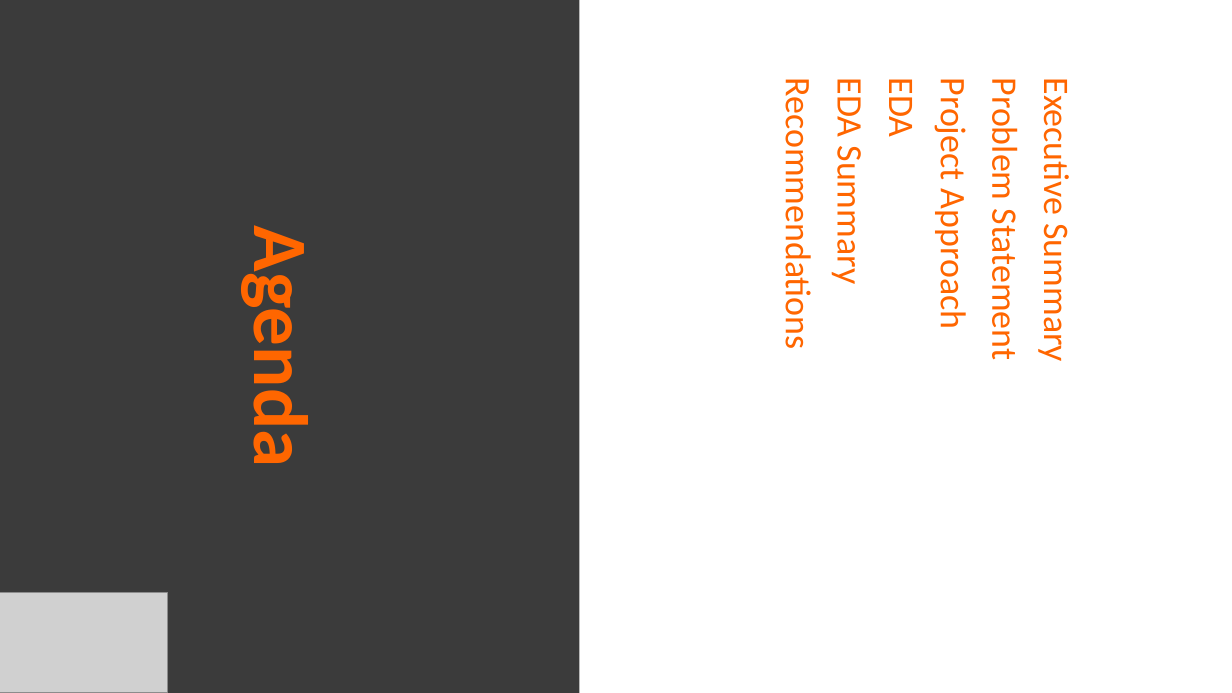
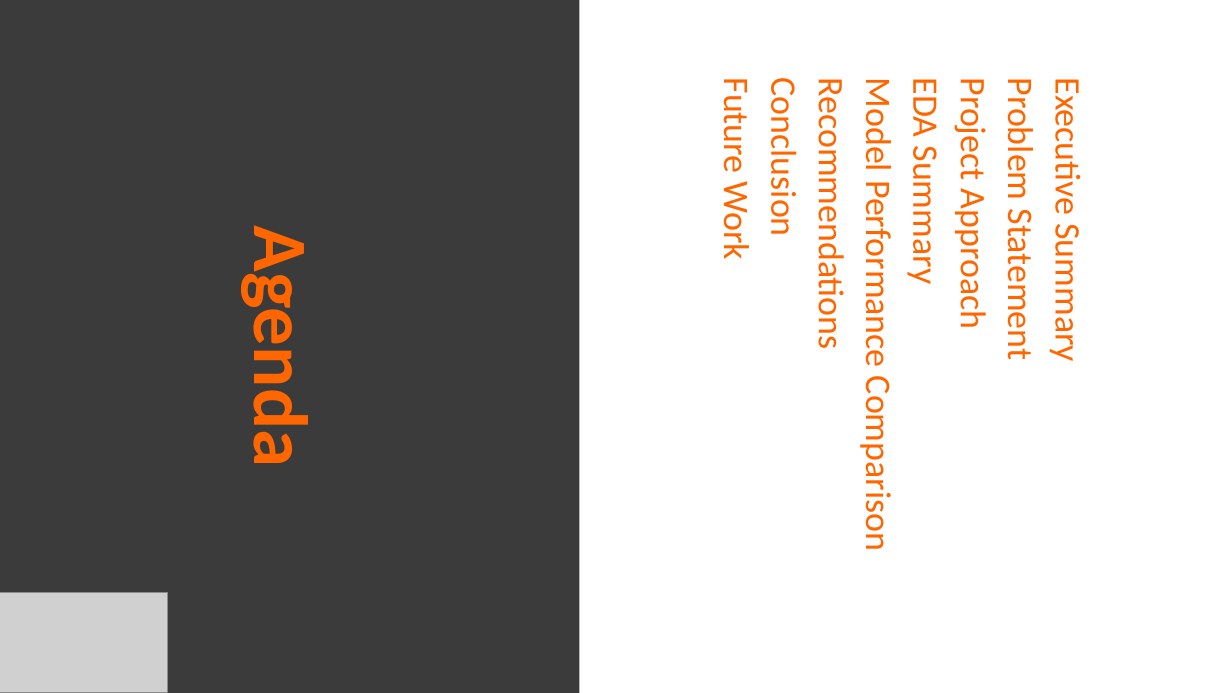
Before and after one commit to samson12193/xLSTM-Hate-Speech, a slide deck: slide 2 of Data Glacier Internship.pptx. Drawn at 1232x693 pixels with LibreOffice and Linux fonts; fonts in the diff are those of the drawing; grey boxes stand for pictures. Boxes give left, top, right and bottom in pixels: in the first picture for what was removed or moved away, otherwise in the second. Text is boxed around its words. In the diff, an @@ line names an element or a change of style, - is before the commit and + after.

```diff
--- a/Data Glacier Internship.pptx
+++ b/Data Glacier Internship.pptx
@@ subtitle at bbox=[714, 87, 806, 258]: paragraphs added @@
+Conclusion
+Future Work
@@ subtitle at bbox=[809, 84, 1090, 358]: line spacing 0.9 to 0.8 @@
@@ subtitle at bbox=[856, 87, 900, 546]: paragraph added @@
+Model Performance Comparison
@@ subtitle at bbox=[880, 84, 924, 136]: paragraph removed @@
-EDA
```
Also in this commit, not shown: 6 other slides changed, 7 slides added, 1 slide removed.
